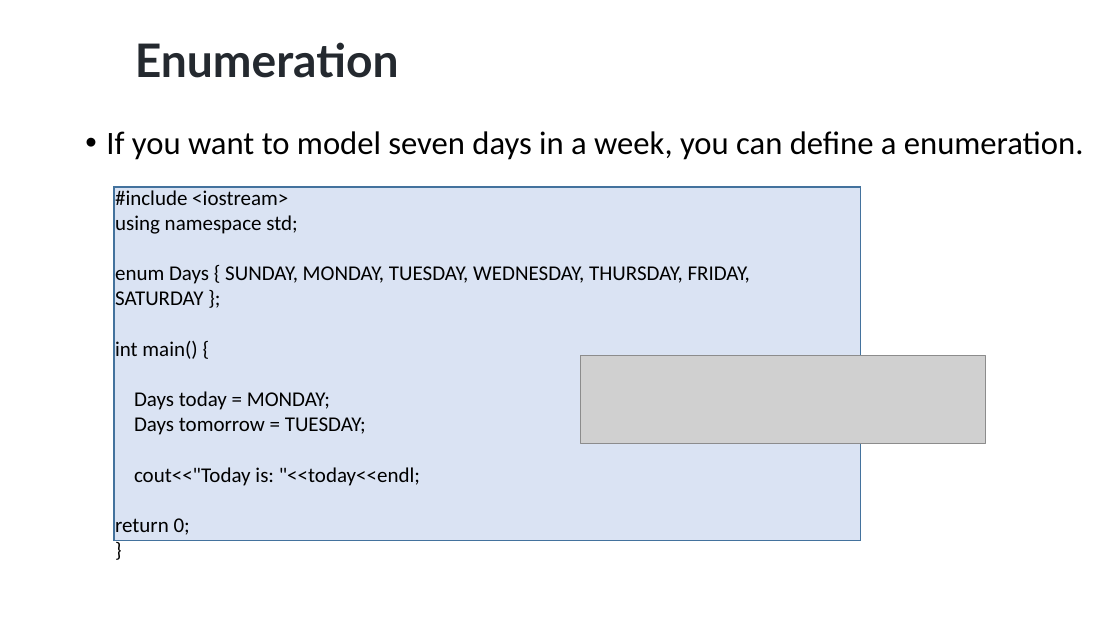
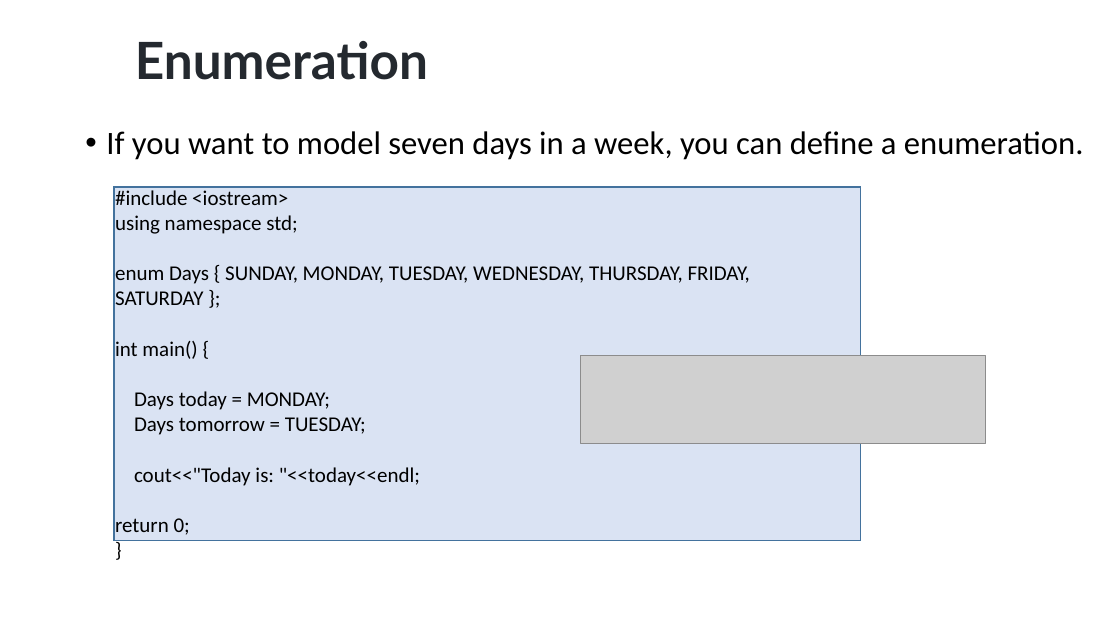
Before and after one commit to ShiqiYu/CPP, a slide deck: slide 9 of week04/Lab04.pptx. Drawn at 1120x630 pixels with LibreOffice and Linux fonts; fonts in the diff are those of the drawing; grey boxes stand for pictures; background and template pictures are left out. Boxes give left, top, right and bottom in pixels: in the first picture for what was removed or moved away, otherwise in the second. Text is boxed around its words. In the diff, an @@ line names an element or a change of style, - is before the commit and + after.

```diff
--- a/week04/Lab04.pptx
+++ b/week04/Lab04.pptx
@@ title "Enumeration" at <box>135,41,428,80</box>: size 39.6 to 44 pt @@
```
Also in this commit, not shown: 8 other slides changed, 1 other file.
